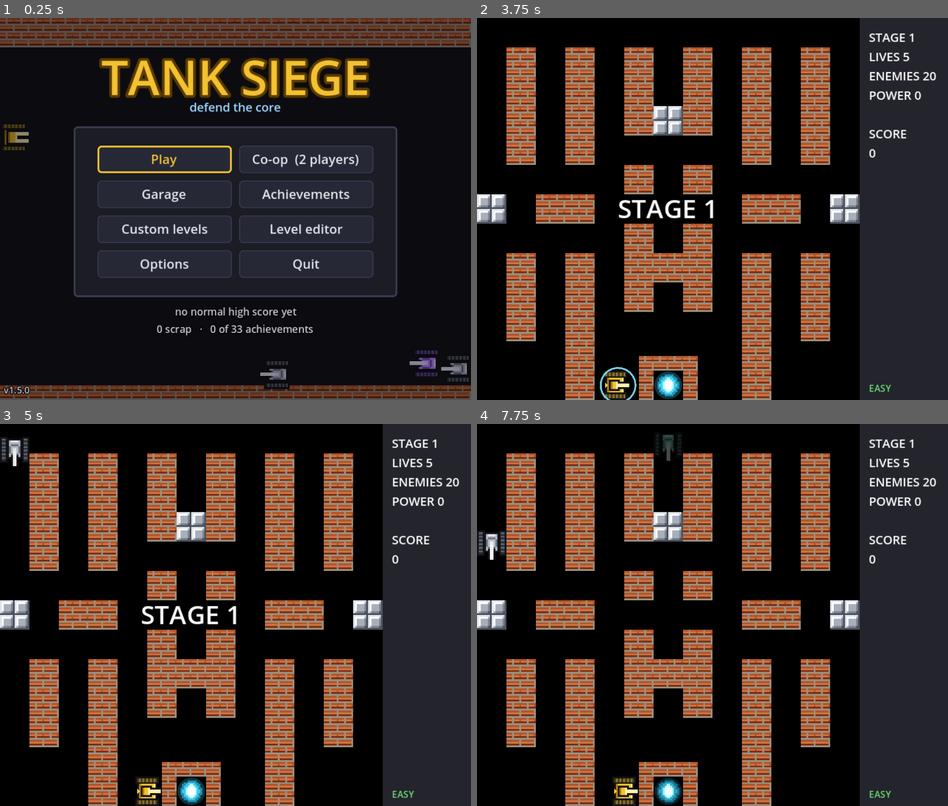
Above: before the commit, frames 1-4 (two rows, left to right).
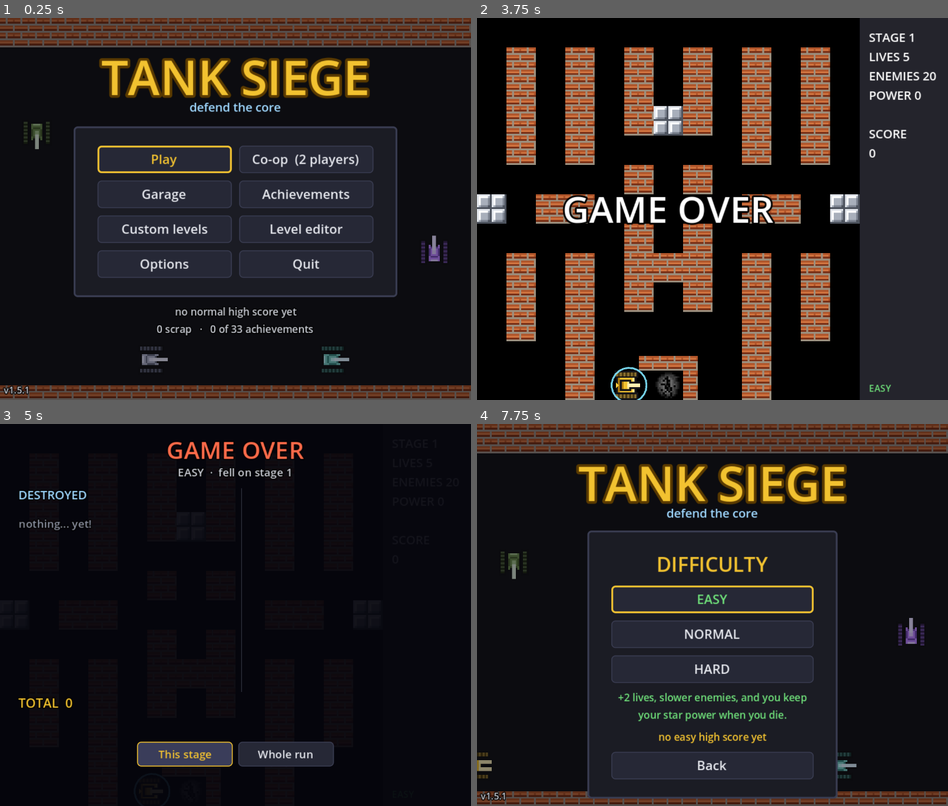
Above: after the commit, the same moments.

Repository: foxsoft2005/tank-siege
Game: Godot game, scene res://scenes/title.tscn
Same seed, same stepped clock (60 frames per second), same inputs: the game is played once before the commit and once after it.
Inputs (mouse positions are in pixels of both pictures, inside the frame that each line leads up to):
- Up to frame 1 (0.25 s): no input
- Up to frame 2 (3.75 s): click "Play" at 0.5 s; click "EASY" at 1.25 s; tap Enter (p2_fire) at 2, 3.6 s; move the mouse to (816, 189) at 2.02 s; hold D (move_right) 2.03-2.75 s; hold Space (fire) 2.03-2.75 s; click (816, 189) at 2.17 s; drag from (618, 228) to (688, 285) at 2.77 s; tap Space (fire) at 3.5 s; move the mouse to (759, 124) at 3.52 s; hold D (move_right) from 3.53 s (still down); click (759, 124) at 3.67 s
- Up to frame 3 (5 s): release D (move_right) at 4.25 s; drag from (211, 691) to (94, 557) at 4.27 s
- Up to frame 4 (7.75 s): click (660, 752) at 5 s, where only the run after the commit has a clickable "This stage"; click (764, 752) at 5.75 s, where only the run after the commit has a clickable "Whole run"; click (764, 786) at 6.5 s, where only the run after the commit has a clickable "Main menu"; click (641, 565) at 7.25 s, where only the run after the commit has a clickable "Play"

The runs differ from the first frame. In frame 1, 1.6% of the frame differs, in the area x 0-100%, y 27-99%; in frame 2, 2.9%; in frame 3, 50%; in frame 4, 81%, in the area x 0-100%, y 0-100%.

Commit message:
Fix title-screen tanks, game-over buttons and stats views (v1.5.1)
- Title screen: background tanks no longer drive through each other or
  over the bottom brick wall. A convoy of 3 evenly spaced tanks at one
  speed along the bottom, plus a tank patrolling each side of the menu;
  bricks are drawn last.
- Game over: 'Main menu' pressed with Enter started a new game, because
  main.gd still had an old Enter = retry shortcut. Removed the old
  Enter/Esc shortcuts; the stats screen's buttons handle it (Esc = menu).
- Game-over stats now open on THIS STAGE (the stage you fell on), with a
  WHOLE RUN tab for the totals, instead of only showing run totals.

Co-Authored-By: Claude Opus 5.5 <noreply@anthropic.com>
Claude-Session: https://claude.ai/code/session_01BYEVEXY2UURyJWBxv6Ukm3

Diff:
--- a/project.godot
+++ b/project.godot
@@ -10,7 +10,7 @@
 run/main_scene="res://scenes/title.tscn"
 config/features=PackedStringArray("4.5", "GL Compatibility")
 config/icon="res://assets/sprites/icon.png"
-config/version="1.5.0"
+config/version="1.5.1"
 
 [autoload]
 
--- a/scripts/main.gd
+++ b/scripts/main.gd
@@ -196,11 +196,9 @@
 		Sfx.toggle_mute()
 		if state == State.PLAYING and not get_tree().paused:
 			_show_message("SOUND OFF" if Sfx.muted else "SOUND ON", 0.8)
-	elif event.is_action_pressed("restart") and state == State.GAME_OVER:
-		GameState.reset()
-		get_tree().reload_current_scene()
-	elif event.is_action_pressed("pause") and state == State.GAME_OVER:
-		get_tree().change_scene_to_file(GameState.return_scene)
+	# (At game over, Retry / Main menu are buttons on the stats screen. There
+	# used to be Enter / Esc shortcuts here too, but Enter on the "Main menu"
+	# button also triggered the Enter = retry shortcut and started a new game.)
 	elif event.is_action_pressed("debug_clear_stage") and OS.is_debug_build() and state == State.PLAYING:
 		_skip_stage()  # testing shortcut: F2
 	elif event.is_action_pressed("debug_paths") and OS.is_debug_build():
@@ -678,21 +676,30 @@
 	_message_label.add_theme_font_size_override("font_size", 40)
 	_show_message("GAME OVER")
 	await get_tree().create_timer(2.2).timeout
-	if not is_inside_tree() or state != State.GAME_OVER:
-		return  # the player already pressed Enter to retry
 	_message_label.text = ""
 
-	# The run's stats screen, with Retry / Main menu buttons.
+	# Stats with Retry / Main menu buttons, and two tabs: the stage you fell
+	# on (shown first), and the whole run added up.
 	var stats_screen := StatsScreen.new({
 		"game_over": true,
 		"title": "GAME OVER",
 		"subtitle": "%s  ·  fell on stage %d" % [Difficulty.NAMES[GameState.difficulty], GameState.stage],
-		"stats": GameState.run_stats,
-		"time": GameState.stat(GameState.run_stats, "time_ms") / 1000.0,
-		"stages_cleared": GameState.stat(GameState.run_stats, "stages_cleared"),
-		"score_line": str(GameState.score),
-		"achievements": GameState.run_achievements,
 		"extra": extra,
+		"views": {
+			"stage": {
+				"stats": GameState.stage_stats,
+				"time": stage_time,
+				"score_line": "+%d" % (GameState.score - _stage_start_score),
+				"achievements": _stage_achievements,
+			},
+			"run": {
+				"stats": GameState.run_stats,
+				"time": GameState.stat(GameState.run_stats, "time_ms") / 1000.0,
+				"stages_cleared": GameState.stat(GameState.run_stats, "stages_cleared"),
+				"score_line": str(GameState.score),
+				"achievements": GameState.run_achievements,
+			},
+		},
 	})
 	add_child(stats_screen)
 	if result["scrap"] > 0:
--- a/scripts/stats_screen.gd
+++ b/scripts/stats_screen.gd
@@ -9,10 +9,12 @@
 ##           achievements unlocked along the way.
 ##
 ## Everything animates in. Press Fire / Enter to skip the animation, then again
-## to continue. At game over there are Retry / Main menu buttons instead.
+## to continue. At game over there are Retry / Main menu buttons instead
+## (Esc = Main menu), and two tabs: THIS STAGE (the stage you fell on) and
+## WHOLE RUN (every stage added up).
 ##
-## Main builds the `data` dictionary (see Main._stats_data) and waits for
-## `closed`, which says what to do next: "continue", "retry" or "menu".
+## Main builds the `data` dictionary and waits for `closed`, which says what
+## to do next: "continue", "retry" or "menu".
 
 signal closed(choice: String)
 
@@ -28,6 +30,12 @@
 const DIM := Color("#8a8f9e")
 
 var _data: Dictionary
+var _views: Dictionary     # "stage" (and at game over "run") -> numbers to show
+var _view := "stage"       # which one is on screen
+var _v: Dictionary         # = _views[_view]
+var _pending_view := ""    # a tab was clicked while the animation was running
+var _content: Control      # everything that changes between the two tabs
+var _tabs: Array[Button] = []
 var _game_over: bool
 var _coop: bool
 var _skip := false         # the player pressed a button: finish instantly
@@ -37,11 +45,14 @@
 var _buttons: HBoxContainer
 
 
-## data keys: title, subtitle, stats (a stats Dictionary), time (seconds),
-## score_line, medals [{name, desc, bonus, tier}], achievements [ids],
-## extra [String], game_over (bool)
+## data keys: title, subtitle, extra [String], game_over (bool), and either
+## the numbers of one view directly, or "views": {"stage": {...}, "run": {...}}.
+## A view has: stats (a stats Dictionary), time (seconds), score_line,
+## medals [{name, desc, bonus, tier}], achievements [ids], stages_cleared.
 func _init(data: Dictionary) -> void:
 	_data = data
+	_views = data.get("views", {"stage": data})
+	_v = _views[_view]
 	_game_over = data.get("game_over", false)
 	_coop = GameState.coop
 	layer = 20  # above the HUD and messages
@@ -68,14 +79,69 @@
 	line.size = Vector2(1, 222)
 	add_child(line)
 
+	if _views.size() > 1:
+		_build_tabs()
 	_play()
 
 
+## THIS STAGE / WHOLE RUN (game over only)
+func _build_tabs() -> void:
+	var row := HBoxContainer.new()
+	row.theme = UITheme.make()
+	row.add_theme_constant_override("separation", 6)
+	row.alignment = BoxContainer.ALIGNMENT_CENTER
+	row.position = Vector2(146, 346)
+	row.size = Vector2(220, 24)
+	add_child(row)
+	var group := ButtonGroup.new()
+	for entry in [["stage", "This stage"], ["run", "Whole run"]]:
+		var b := Button.new()
+		b.text = entry[1]
+		b.toggle_mode = true
+		b.button_group = group
+		b.button_pressed = entry[0] == _view
+		b.focus_mode = Control.FOCUS_ALL
+		b.custom_minimum_size = Vector2(104, 0)
+		b.add_theme_font_size_override("font_size", 12)
+		b.add_theme_color_override("font_pressed_color", GOLD)
+		b.pressed.connect(_show_view.bind(entry[0]))
+		row.add_child(b)
+		_tabs.append(b)
+
+
+func _show_view(view_name: String) -> void:
+	if view_name == _view:
+		return
+	if not _done:  # still animating: finish instantly, then switch
+		_pending_view = view_name
+		_skip = true
+		return
+	_view = view_name
+	_v = _views[_view]
+	Sfx.play("ui_move", -4.0, 0.0)
+	_skip = true  # no animation when switching tabs
+	_content.queue_free()
+	_build()
+
+
 # ---------------------------------------------------------------- animation
 
 func _play() -> void:
-	var stats: Dictionary = _data["stats"]
 	await _wait(0.35)
+	await _build()
+	_finish()
+	if _pending_view != "":
+		var v := _pending_view
+		_pending_view = ""
+		_show_view(v)
+
+
+## Everything that depends on the view. Animated, or instant when _skip is set.
+func _build() -> void:
+	_content = Control.new()
+	_content.mouse_filter = Control.MOUSE_FILTER_IGNORE
+	add_child(_content)
+	var stats: Dictionary = _v["stats"]
 
 	# --- left: the tally
 	_label("DESTROYED", 13, Color("#9fd8ff"), Vector2(20, 68))
@@ -136,16 +202,16 @@
 		v.horizontal_alignment = HORIZONTAL_ALIGNMENT_RIGHT
 		if not _skip:
 			Sfx.play("tally", -8.0, 0.0, 0.8)
-		y += 17.0 if _game_over else 19.0  # game over has an extra line + records
+		y += 17.0 if _game_over else 19.0  # game over has records under the numbers
 		await _wait(0.09)
-	for extra: String in _data.get("extra", []):
+	for extra: String in _data.get("extra", []):  # (records for the run: shown on both tabs)
 		var e := _label(extra, 12, GOLD, Vector2(278, y + 2.0), 218)
 		e.horizontal_alignment = HORIZONTAL_ALIGNMENT_RIGHT
 		y += 17.0
 
 	# --- bottom: awards and achievements
-	var medals: Array = _data.get("medals", [])
-	var achs: Array = _data.get("achievements", [])
+	var medals: Array = _v.get("medals", [])
+	var achs: Array = _v.get("achievements", [])
 	if not medals.is_empty():
 		await _wait(0.25)
 		await _chip_row("AWARDS", medals, 312.0, 8)  # up to 2 lines
@@ -157,15 +223,13 @@
 			items.append({"name": a["name"], "tier": a["tier"], "bonus": 0})
 		await _chip_row("ACHIEVEMENTS", items, 362.0 if not medals.is_empty() else 312.0, 3)
 
-	_finish()
-
 
 func _summary_lines(stats: Dictionary) -> Array:
 	var lines := []
-	var t := int(_data.get("time", 0.0))
+	var t := int(_v.get("time", 0.0))
 	lines.append(["TIME", "%d:%02d" % [t / 60, t % 60]])
-	if _game_over:
-		lines.append(["STAGES CLEARED", str(_data.get("stages_cleared", 0))])
+	if _v.has("stages_cleared"):
+		lines.append(["STAGES CLEARED", str(_v["stages_cleared"])])
 	lines.append(["SHELLS FIRED", str(GameState.stat(stats, "shots"))])
 	lines.append(["ACCURACY", _accuracy_text(stats)])
 	lines.append(["BEST COMBO", "x%d" % GameState.stat(stats, "best_combo")])
@@ -173,7 +237,7 @@
 	lines.append(["POWER-UPS", str(GameState.stat(stats, "powerups"))])
 	lines.append(["SHELLS SHOT DOWN", str(GameState.stat(stats, "cancels"))])
 	lines.append(["ARMOR LOST", str(GameState.stat(stats, "armor_lost"))])
-	lines.append(["SCORE", _data.get("score_line", ""), GOLD])
+	lines.append(["SCORE", _v.get("score_line", ""), GOLD])
 	return lines
 
 
@@ -200,7 +264,7 @@
 	row.add_theme_constant_override("v_separation", 0)
 	row.position = Vector2(100, y - 8.0)
 	row.size = Vector2(400, 20)
-	add_child(row)
+	_parent().add_child(row)
 	for n in items.size():
 		var item: Dictionary = items[n]
 		if n == max_chips:
@@ -259,6 +323,13 @@
 # ---------------------------------------------------------------- input
 
 func _input(event: InputEvent) -> void:
+	if _game_over and (event.is_action_pressed("pause") or event.is_action_pressed("ui_cancel")):
+		get_viewport().set_input_as_handled()
+		if not _done:
+			_skip = true
+		else:
+			_close("menu")  # Esc / Start: back to the menu
+		return
 	if not _pressed_continue(event):
 		return
 	if Time.get_ticks_msec() - _opened_at < 400:
@@ -287,6 +358,12 @@
 
 
 # ---------------------------------------------------------------- helpers
+
+## Where new labels go: into the current tab's content once it exists
+## (so switching tabs can clear it), otherwise onto the screen itself.
+func _parent() -> Node:
+	return _content if is_instance_valid(_content) else self
+
 
 ## Wait in real time (works while paused and during hit-stop), unless skipping.
 func _wait(seconds: float) -> void:
@@ -305,7 +382,7 @@
 	l.add_theme_color_override("font_color", color)
 	l.add_theme_constant_override("outline_size", 4)
 	l.add_theme_color_override("font_outline_color", Color.BLACK)
-	add_child(l)
+	_parent().add_child(l)
 	return l
 
 
@@ -321,4 +398,4 @@
 	tr.texture_filter = CanvasItem.TEXTURE_FILTER_NEAREST
 	tr.size = Vector2(px, px)
 	tr.position = center - Vector2(px, px) / 2.0
-	add_child(tr)
+	_parent().add_child(tr)
--- a/scripts/title.gd
+++ b/scripts/title.gd
@@ -43,11 +43,13 @@
 func _process(delta: float) -> void:
 	_time += delta
 	for t in _demo_tanks:
-		t.pos.x += t.speed * delta
-		if t.pos.x > 560.0:
-			t.pos.x = -48.0
-		elif t.pos.x < -48.0:
-			t.pos.x = 560.0
+		t.pos += t.vel * delta
+		if t.patrol:
+			# Side patrols turn around at the ends of their beat.
+			if (t.vel.y > 0.0 and t.pos.y > PATROL_BOTTOM) or (t.vel.y < 0.0 and t.pos.y < PATROL_TOP):
+				t.vel.y = -t.vel.y
+		elif t.pos.x > 512.0 + CONVOY_WRAP:
+			t.pos.x -= 512.0 + 2.0 * CONVOY_WRAP  # off the right edge -> back in on the left
 	queue_redraw()
 
 
@@ -400,27 +402,40 @@
 
 # ---------------------------------------------------------------- attract mode
 
+## The background "attract mode":
+##   * a convoy of 3 tanks along the bottom, all at the same speed and evenly
+##     spaced, so they never drive into each other, and clear of the brick wall;
+##   * one tank patrolling up and down each side of the menu.
+const CONVOY_Y := 372.0      # tanks are 32px tall: 356..388, above the bricks at 400
+const CONVOY_SPEED := 36.0
+const CONVOY_WRAP := 40.0    # how far off-screen a tank goes before coming back
+const PATROL_TOP := 58.0     # below the top bricks (0..32)
+const PATROL_BOTTOM := 326.0 # above the convoy lane
+
+
 func _spawn_demo_tanks() -> void:
-	var kinds := ["player_L2", "basic", "fast", "power", "armor", "basic"]
-	for i in kinds.size():
-		var lane := 136.0 if i % 2 == 0 else 382.0  # (the lower lane stays clear of the records text)
-		var dir := 1.0 if i % 2 == 0 else -1.0
+	var convoy := ["player_L2", "basic", "fast"]
+	var loop := 512.0 + 2.0 * CONVOY_WRAP
+	for i in convoy.size():
 		_demo_tanks.append({
-			"sprite": kinds[i],
-			"pos": Vector2(randf_range(0, 512), lane + (i % 3) * 6.0 - 6.0),
-			"speed": dir * randf_range(30.0, 55.0),
+			"sprite": convoy[i],
+			"pos": Vector2(-CONVOY_WRAP + loop * i / convoy.size(), CONVOY_Y),
+			"vel": Vector2(CONVOY_SPEED, 0.0),
+			"patrol": false,
 		})
+	_demo_tanks.append({"sprite": "armor", "pos": Vector2(40.0, 120.0), "vel": Vector2(0.0, 28.0), "patrol": true})
+	_demo_tanks.append({"sprite": "power", "pos": Vector2(472.0, 260.0), "vel": Vector2(0.0, -28.0), "patrol": true})
 
 
 func _draw() -> void:
 	draw_rect(Rect2(0, 0, 512, 416), Color("#0c0c10"))
-	# Brick strips at top and bottom
+	# Tanks (sprites face up, so rotate them to face the way they drive)
+	for t in _demo_tanks:
+		var frame := int(_time * 8.0) % 2
+		draw_set_transform(t.pos, (t.vel as Vector2).angle() + PI / 2.0)
+		Art.draw_frame(self, "tank_" + t.sprite, frame, Vector2(16, 16), Vector2.ZERO, Color(0.55, 0.55, 0.6))
+	draw_set_transform(Vector2.ZERO)
+	# Brick strips at top and bottom, drawn last so nothing ever covers them
 	for x in range(0, 512, 16):
 		for y in [0, 16, 400]:
 			Art.draw_frame(self, "brick", 0, Vector2(8, 8), Vector2(x + 8, y + 8), Color(0.55, 0.55, 0.6))
-	# Tanks driving across
-	for t in _demo_tanks:
-		var frame := int(_time * 8.0) % 2
-		draw_set_transform(t.pos, PI / 2.0 if t.speed > 0 else -PI / 2.0)
-		Art.draw_frame(self, "tank_" + t.sprite, frame, Vector2(16, 16), Vector2.ZERO, Color(0.55, 0.55, 0.6))
-	draw_set_transform(Vector2.ZERO)
--- a/scripts/version.gd
+++ b/scripts/version.gd
@@ -3,4 +3,4 @@
 ## Updater compares it with the version on your update server.
 ## (Use MAJOR.MINOR.PATCH, e.g. 1.0.0 -> 1.0.1 for fixes, 1.1.0 for new stuff.)
 
-const VERSION := "1.5.0"
+const VERSION := "1.5.1"
Not shown, changed: README.md
Not shown, changed: site/index.html
